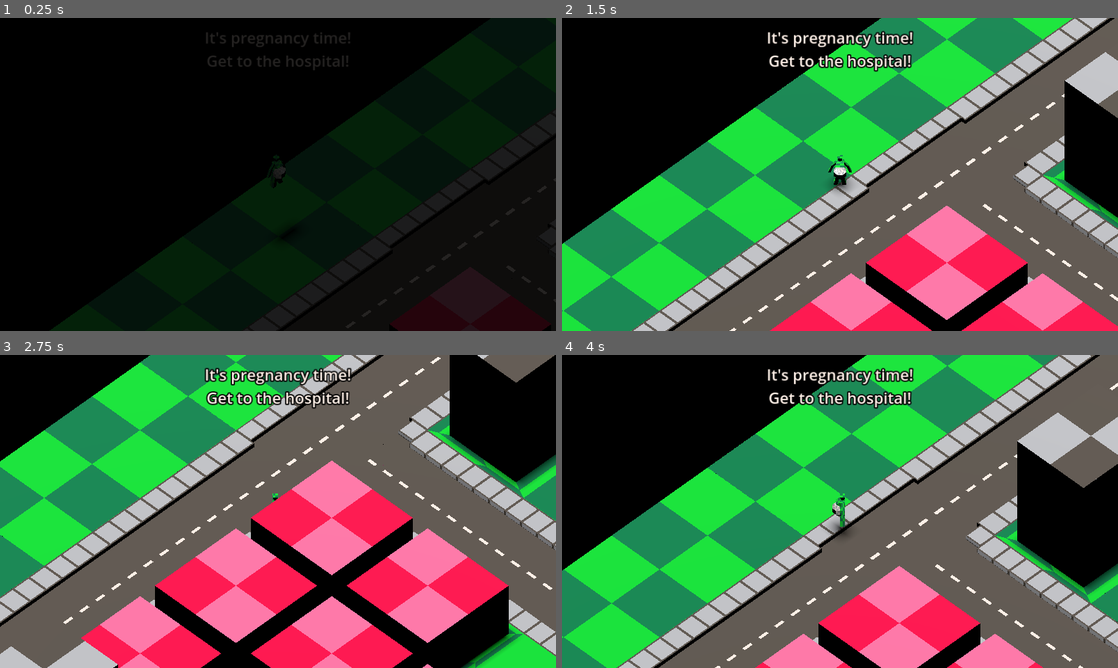
Above: before the commit, frames 1-4 (two rows, left to right).
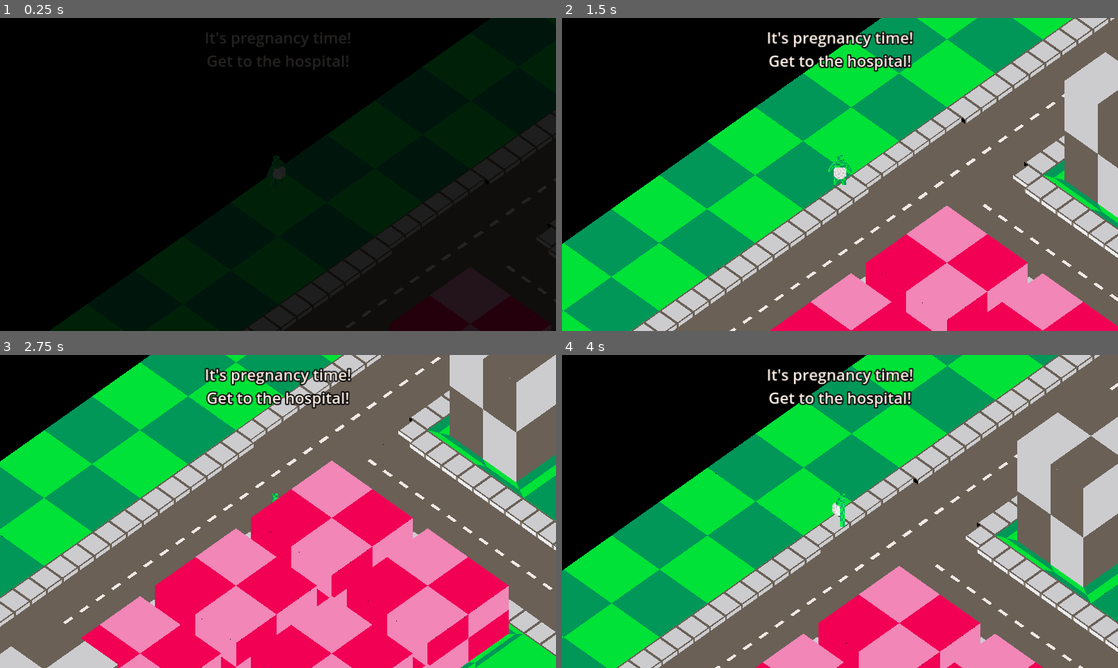
Above: after the commit, the same moments.

Repository: AlexGarbus/global-game-jam-2025
Game: Godot game, scene res://main.tscn
Two runs of this game, one before a commit and one after it. Both use one fixed random seed, a clock stepped at 60 frames per second and the inputs below.
Inputs:
- Up to frame 1 (0.25 s): no input
- Up to frame 2 (1.5 s): hold Right (move_right) 0.53-1.28 s; tap Space (jump) at 0.77 s; hold Down (move_backward) from 1.28 s (still down)
- Up to frame 3 (2.75 s): tap Space (jump) at 1.52 s; release Down (move_backward) at 2.03 s; hold Right (move_right) from 2.03 s (still down)
- Up to frame 4 (4 s): release Right (move_right) at 2.78 s; hold Up (move_forward) 2.78-3.53 s; tap Space (jump) at 3.02, 3.77 s; hold Left (move_left) from 3.53 s (still down)

The runs differ from the first frame. In frame 1, 0.6% of the frame differs, in the area x 48-100%, y 37-100%; in frame 2, 43%; in frame 3, 47%, in the area x 0-100%, y 0-100%; in frame 4, 42%.

Commit message:
Lighting

Diff:
--- a/end.tscn
+++ b/end.tscn
@@ -3,15 +3,126 @@
 [ext_resource type="PackedScene" uid="uid://b0xolau4rr2fx" path="res://user_interface/ui_end/ui_end.tscn" id="1_5orgy"]
 [ext_resource type="Script" path="res://end.gd" id="1_lnr1v"]
 [ext_resource type="ArrayMesh" uid="uid://dy6dt6ng5uwjt" path="res://player/models/player.obj" id="2_8afmo"]
+[ext_resource type="Environment" uid="uid://c5qlxs2l8pxwa" path="res://environment.tres" id="2_67iw1"]
 [ext_resource type="Texture2D" uid="uid://ism6x00sbxsx" path="res://player/models/player_tex.png" id="3_mylx1"]
-
-[sub_resource type="Environment" id="Environment_yais2"]
-background_mode = 1
-background_color = Color(0.372549, 0.341176, 0.309804, 1)
 
 [sub_resource type="StandardMaterial3D" id="StandardMaterial3D_m25qy"]
 albedo_texture = ExtResource("3_mylx1")
 texture_filter = 0
+
+[sub_resource type="Animation" id="Animation_c0llp"]
+length = 0.001
+tracks/0/type = "value"
+tracks/0/imported = false
+tracks/0/enabled = true
+tracks/0/path = NodePath("Model2:visible")
+tracks/0/interp = 1
+tracks/0/loop_wrap = true
+tracks/0/keys = {
+"times": PackedFloat32Array(0),
+"transitions": PackedFloat32Array(1),
+"update": 1,
+"values": [true]
+}
+tracks/1/type = "bezier"
+tracks/1/imported = false
+tracks/1/enabled = true
+tracks/1/path = NodePath("Model2:position:x")
+tracks/1/interp = 1
+tracks/1/loop_wrap = true
+tracks/1/keys = {
+"handle_modes": PackedInt32Array(0),
+"points": PackedFloat32Array(1, -0.25, 0, 0.25, 0),
+"times": PackedFloat32Array(0)
+}
+tracks/2/type = "bezier"
+tracks/2/imported = false
+tracks/2/enabled = true
+tracks/2/path = NodePath("Model2:position:y")
+tracks/2/interp = 1
+tracks/2/loop_wrap = true
+tracks/2/keys = {
+"handle_modes": PackedInt32Array(0),
+"points": PackedFloat32Array(0, -0.25, 0, 0.25, 0),
+"times": PackedFloat32Array(0)
+}
+tracks/3/type = "bezier"
+tracks/3/imported = false
+tracks/3/enabled = true
+tracks/3/path = NodePath("Model2:position:z")
+tracks/3/interp = 1
+tracks/3/loop_wrap = true
+tracks/3/keys = {
+"handle_modes": PackedInt32Array(0),
+"points": PackedFloat32Array(0, -0.25, 0, 0.25, 0),
+"times": PackedFloat32Array(0)
+}
+tracks/4/type = "bezier"
+tracks/4/imported = false
+tracks/4/enabled = true
+tracks/4/path = NodePath("Model2:scale:x")
+tracks/4/interp = 1
+tracks/4/loop_wrap = true
+tracks/4/keys = {
+"handle_modes": PackedInt32Array(0),
+"points": PackedFloat32Array(0.25, -0.25, 0, 0.25, 0),
+"times": PackedFloat32Array(0)
+}
+tracks/5/type = "bezier"
+tracks/5/imported = false
+tracks/5/enabled = true
+tracks/5/path = NodePath("Model2:scale:y")
+tracks/5/interp = 1
+tracks/5/loop_wrap = true
+tracks/5/keys = {
+"handle_modes": PackedInt32Array(0),
+"points": PackedFloat32Array(0.25, -0.25, 0, 0.25, 0),
+"times": PackedFloat32Array(0)
+}
+tracks/6/type = "bezier"
+tracks/6/imported = false
+tracks/6/enabled = true
+tracks/6/path = NodePath("Model2:scale:z")
+tracks/6/interp = 1
+tracks/6/loop_wrap = true
+tracks/6/keys = {
+"handle_modes": PackedInt32Array(0),
+"points": PackedFloat32Array(0.25, -0.25, 0, 0.25, 0),
+"times": PackedFloat32Array(0)
+}
+tracks/7/type = "bezier"
+tracks/7/imported = false
+tracks/7/enabled = true
+tracks/7/path = NodePath("Model:position:x")
+tracks/7/interp = 1
+tracks/7/loop_wrap = true
+tracks/7/keys = {
+"handle_modes": PackedInt32Array(0),
+"points": PackedFloat32Array(-1, -0.25, 0, 0.25, 0),
+"times": PackedFloat32Array(0)
+}
+tracks/8/type = "bezier"
+tracks/8/imported = false
+tracks/8/enabled = true
+tracks/8/path = NodePath("Model:position:y")
+tracks/8/interp = 1
+tracks/8/loop_wrap = true
+tracks/8/keys = {
+"handle_modes": PackedInt32Array(0),
+"points": PackedFloat32Array(0, -0.25, 0, 0.25, 0),
+"times": PackedFloat32Array(0)
+}
+tracks/9/type = "bezier"
+tracks/9/imported = false
+tracks/9/enabled = true
+tracks/9/path = NodePath("Model:position:z")
+tracks/9/interp = 1
+tracks/9/loop_wrap = true
+tracks/9/keys = {
+"handle_modes": PackedInt32Array(0),
+"points": PackedFloat32Array(0, -0.25, 0, 0.25, 0),
+"times": PackedFloat32Array(0)
+}
 
 [sub_resource type="Animation" id="Animation_q2tif"]
 resource_name = "play"
@@ -145,120 +256,6 @@
 "times": PackedFloat32Array(7)
 }
 
-[sub_resource type="Animation" id="Animation_c0llp"]
-length = 0.001
-tracks/0/type = "value"
-tracks/0/imported = false
-tracks/0/enabled = true
-tracks/0/path = NodePath("Model2:visible")
-tracks/0/interp = 1
-tracks/0/loop_wrap = true
-tracks/0/keys = {
-"times": PackedFloat32Array(0),
-"transitions": PackedFloat32Array(1),
-"update": 1,
-"values": [true]
-}
-tracks/1/type = "bezier"
-tracks/1/imported = false
-tracks/1/enabled = true
-tracks/1/path = NodePath("Model2:position:x")
-tracks/1/interp = 1
-tracks/1/loop_wrap = true
-tracks/1/keys = {
-"handle_modes": PackedInt32Array(0),
-"points": PackedFloat32Array(1, -0.25, 0, 0.25, 0),
-"times": PackedFloat32Array(0)
-}
-tracks/2/type = "bezier"
-tracks/2/imported = false
-tracks/2/enabled = true
-tracks/2/path = NodePath("Model2:position:y")
-tracks/2/interp = 1
-tracks/2/loop_wrap = true
-tracks/2/keys = {
-"handle_modes": PackedInt32Array(0),
-"points": PackedFloat32Array(0, -0.25, 0, 0.25, 0),
-"times": PackedFloat32Array(0)
-}
-tracks/3/type = "bezier"
-tracks/3/imported = false
-tracks/3/enabled = true
-tracks/3/path = NodePath("Model2:position:z")
-tracks/3/interp = 1
-tracks/3/loop_wrap = true
-tracks/3/keys = {
-"handle_modes": PackedInt32Array(0),
-"points": PackedFloat32Array(0, -0.25, 0, 0.25, 0),
-"times": PackedFloat32Array(0)
-}
-tracks/4/type = "bezier"
-tracks/4/imported = false
-tracks/4/enabled = true
-tracks/4/path = NodePath("Model2:scale:x")
-tracks/4/interp = 1
-tracks/4/loop_wrap = true
-tracks/4/keys = {
-"handle_modes": PackedInt32Array(0),
-"points": PackedFloat32Array(0.25, -0.25, 0, 0.25, 0),
-"times": PackedFloat32Array(0)
-}
-tracks/5/type = "bezier"
-tracks/5/imported = false
-tracks/5/enabled = true
-tracks/5/path = NodePath("Model2:scale:y")
-tracks/5/interp = 1
-tracks/5/loop_wrap = true
-tracks/5/keys = {
-"handle_modes": PackedInt32Array(0),
-"points": PackedFloat32Array(0.25, -0.25, 0, 0.25, 0),
-"times": PackedFloat32Array(0)
-}
-tracks/6/type = "bezier"
-tracks/6/imported = false
-tracks/6/enabled = true
-tracks/6/path = NodePath("Model2:scale:z")
-tracks/6/interp = 1
-tracks/6/loop_wrap = true
-tracks/6/keys = {
-"handle_modes": PackedInt32Array(0),
-"points": PackedFloat32Array(0.25, -0.25, 0, 0.25, 0),
-"times": PackedFloat32Array(0)
-}
-tracks/7/type = "bezier"
-tracks/7/imported = false
-tracks/7/enabled = true
-tracks/7/path = NodePath("Model:position:x")
-tracks/7/interp = 1
-tracks/7/loop_wrap = true
-tracks/7/keys = {
-"handle_modes": PackedInt32Array(0),
-"points": PackedFloat32Array(-1, -0.25, 0, 0.25, 0),
-"times": PackedFloat32Array(0)
-}
-tracks/8/type = "bezier"
-tracks/8/imported = false
-tracks/8/enabled = true
-tracks/8/path = NodePath("Model:position:y")
-tracks/8/interp = 1
-tracks/8/loop_wrap = true
-tracks/8/keys = {
-"handle_modes": PackedInt32Array(0),
-"points": PackedFloat32Array(0, -0.25, 0, 0.25, 0),
-"times": PackedFloat32Array(0)
-}
-tracks/9/type = "bezier"
-tracks/9/imported = false
-tracks/9/enabled = true
-tracks/9/path = NodePath("Model:position:z")
-tracks/9/interp = 1
-tracks/9/loop_wrap = true
-tracks/9/keys = {
-"handle_modes": PackedInt32Array(0),
-"points": PackedFloat32Array(0, -0.25, 0, 0.25, 0),
-"times": PackedFloat32Array(0)
-}
-
 [sub_resource type="AnimationLibrary" id="AnimationLibrary_y4nbx"]
 _data = {
 "RESET": SubResource("Animation_c0llp"),
@@ -268,13 +265,16 @@
 [node name="End" type="Node"]
 script = ExtResource("1_lnr1v")
 
+[node name="WorldEnvironment" type="WorldEnvironment" parent="."]
+environment = ExtResource("2_67iw1")
+
 [node name="DirectionalLight3D" type="DirectionalLight3D" parent="."]
 transform = Transform3D(1, 0, 0, 0, 0.211632, 0.977349, 0, -0.97735, 0.211632, 0, 4.67298, 0)
-shadow_enabled = true
+light_energy = 0.5
+sky_mode = 1
 
 [node name="Camera3D" type="Camera3D" parent="."]
 transform = Transform3D(1, 0, 0, 0, 1, 0, 0, 0, 1, 0, 0.4, 3)
-environment = SubResource("Environment_yais2")
 projection = 1
 current = true
 size = 3.0
--- /dev/null
+++ b/environment.tres
@@ -0,0 +1,8 @@
+[gd_resource type="Environment" format=3 uid="uid://c5qlxs2l8pxwa"]
+
+[resource]
+ambient_light_source = 2
+ambient_light_color = Color(1, 1, 1, 1)
+ambient_light_energy = 0.75
+reflected_light_source = 1
+tonemap_mode = 2
--- a/level/level.tscn
+++ b/level/level.tscn
@@ -84,7 +84,7 @@
 remote_path = NodePath("../../../Car")
 
 [node name="Car" parent="Vehicles" instance=ExtResource("4_ma35a")]
-transform = Transform3D(0.0156552, 0, -0.999859, 0, 0.999981, 0, 0.999861, 0, 0.0156551, 47.2424, -1.22347, 80.0538)
+transform = Transform3D(0.99996, 4.11972e-06, -0.00681852, 0, 0.999981, 0.000604185, 0.00681853, -0.000604171, 0.999958, -0.0503025, -1.47347, -4.19891)
 
 [node name="Path3D2" type="Path3D" parent="Vehicles"]
 transform = Transform3D(1, 0, 0, 0, 1, 0, 0, 0, 1, 0, -0.25, 0)
@@ -114,7 +114,7 @@
 remote_path = NodePath("../../../Car3")
 
 [node name="Car3" parent="Vehicles" instance=ExtResource("4_ma35a")]
-transform = Transform3D(0.707095, 0, -0.707094, 0, 0.999981, 0, 0.707095, 0, 0.707094, 0.135201, -1.47347, 2.2509)
+transform = Transform3D(0.0156552, 0, -0.999859, 0, 0.999981, 0, 0.999861, 0, 0.0156551, 47.2424, -1.47347, 80.0538)
 
 [node name="Path3D4" type="Path3D" parent="Vehicles"]
 transform = Transform3D(1, 0, 0, 0, 1, 0, 0, 0, 1, 0, -0.25, 0)
@@ -159,7 +159,7 @@
 remote_path = NodePath("../../../Car6")
 
 [node name="Car6" parent="Vehicles" instance=ExtResource("4_ma35a")]
-transform = Transform3D(0.555005, 0, -0.832505, 0, 1.00055, 0, 0.832506, 0, 0.555004, 19.201, -1.47416, -17.3134)
+transform = Transform3D(0.555007, 0, -0.832508, 0, 1.00055, 0, 0.83251, 0, 0.555006, 19.2011, -1.47417, -17.3135)
 
 [node name="Path3D7" type="Path3D" parent="Vehicles"]
 transform = Transform3D(1, 0, 0, 0, 1, 0, 0, 0, 1, 0, -0.25, 0)
--- a/main.tscn
+++ b/main.tscn
@@ -1,8 +1,9 @@
-[gd_scene load_steps=7 format=3 uid="uid://q6w8qprc1sco"]
+[gd_scene load_steps=8 format=3 uid="uid://q6w8qprc1sco"]
 
 [ext_resource type="PackedScene" uid="uid://oe7y6q1dmsbn" path="res://player/player.tscn" id="1_aegj2"]
 [ext_resource type="Script" path="res://main.gd" id="1_xik27"]
 [ext_resource type="PackedScene" uid="uid://btkb0n2wywa2b" path="res://level/level.tscn" id="2_8d82k"]
+[ext_resource type="Environment" uid="uid://c5qlxs2l8pxwa" path="res://environment.tres" id="2_wwls1"]
 [ext_resource type="PackedScene" uid="uid://buylsd5aerggn" path="res://user_interface/ui_start/ui_start.tscn" id="4_7r15o"]
 
 [sub_resource type="Curve3D" id="Curve3D_1a5ev"]
@@ -17,9 +18,13 @@
 [node name="Main" type="Node"]
 script = ExtResource("1_xik27")
 
+[node name="WorldEnvironment" type="WorldEnvironment" parent="."]
+environment = ExtResource("2_wwls1")
+
 [node name="DirectionalLight3D" type="DirectionalLight3D" parent="."]
-transform = Transform3D(1, 0, 0, 0, 0.211632, 0.977349, 0, -0.97735, 0.211632, 0, 24.2496, 0)
-shadow_enabled = true
+light_energy = 0.5
+shadow_blur = 0.0
+sky_mode = 1
 
 [node name="Level" parent="." instance=ExtResource("2_8d82k")]
 
Not shown: 20 places in level/meshlibrary.tres that only renumber resources
